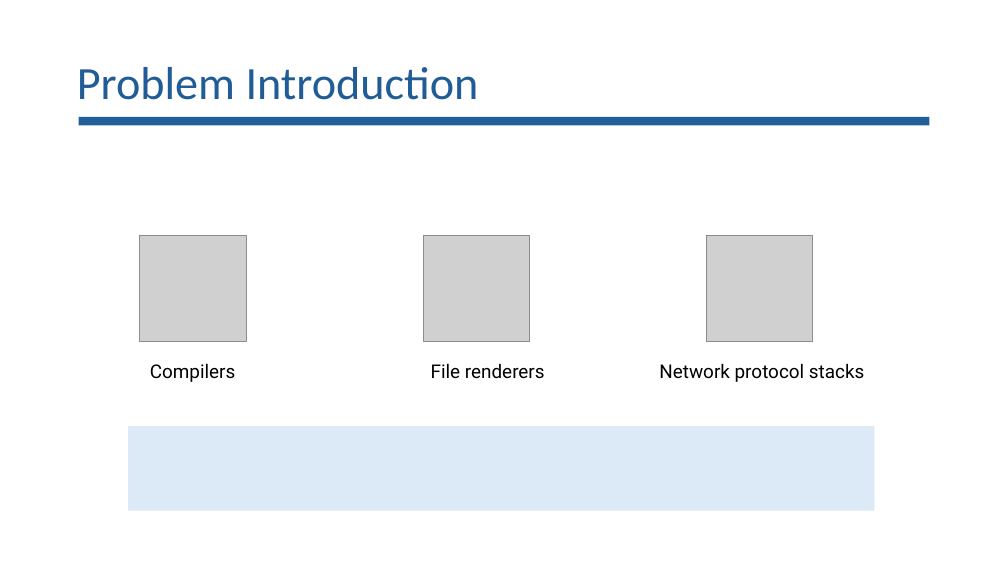
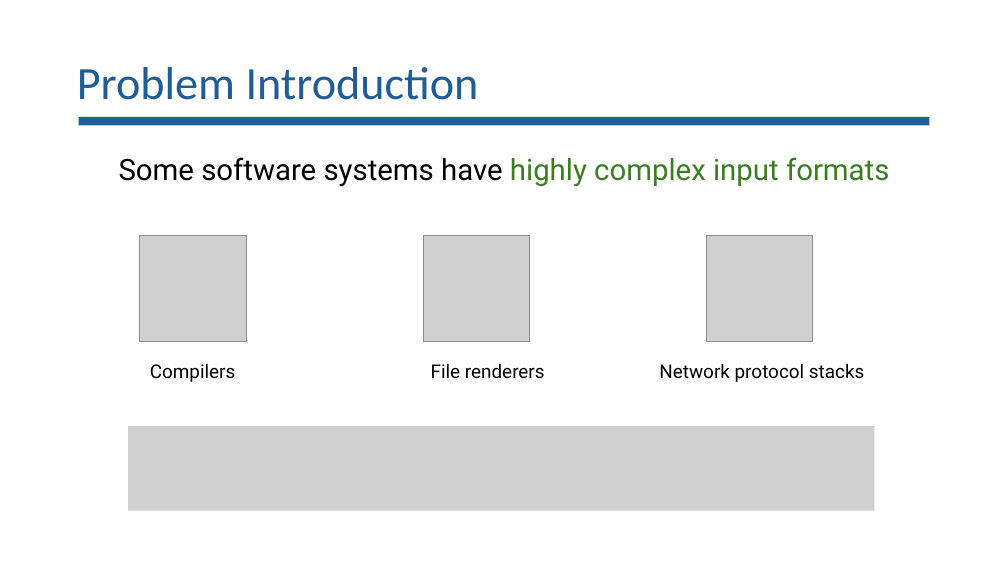
Before and after one commit to lorchrob/goblin_slides, a slide deck: slide 5 of goblin_slides.pptx. Drawn at 1008x567 pixels with LibreOffice and Linux fonts; fonts in the diff are those of the drawing; grey boxes stand for pictures. Boxes give left, top, right and bottom in pixels: in the first picture for what was removed or moved away, otherwise in the second. Text is boxed around its words. In the diff, an @@ line names an element or a change of style, - is before the commit and + after.

```diff
--- a/goblin_slides.pptx
+++ b/goblin_slides.pptx
@@ text added at [119,157,889,187], 28 pt, text #3B7D23 @@
+Some software systems have highly complex input formats
@@ rectangle removed at [128,426,874,511] @@
@@ picture added at [128,426,874,511] @@
```
Also in this commit, not shown: 10 other slides changed, 1 slide added.
